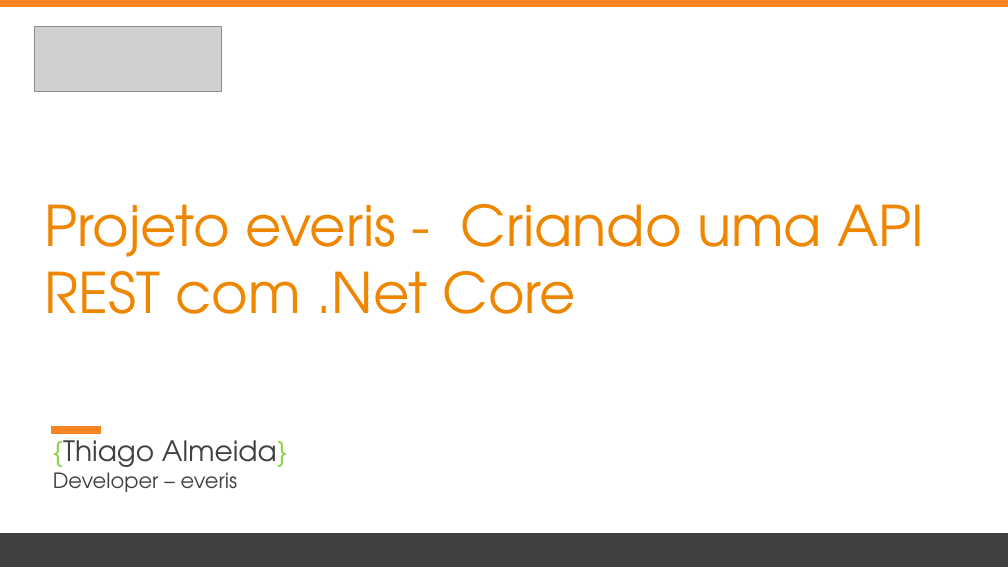
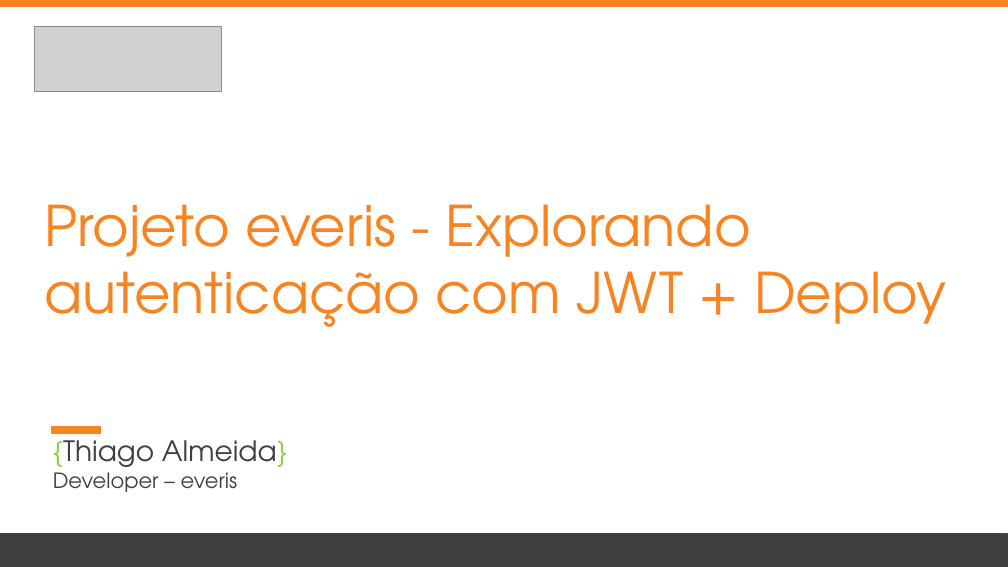
Before and after one commit to everis-New-Talents-NET/EverisStore, a slide deck: slide 2 of slide/Projeto everis - API REST .Net Core com JWT.pptx. Drawn at 1008x567 pixels with LibreOffice and Linux fonts; fonts in the diff are those of the drawing; grey boxes stand for pictures. Boxes give left, top, right and bottom in pixels: in the first picture for what was removed or moved away, otherwise in the second. Text is boxed around its words. In the diff, an @@ line names an element or a change of style, - is before the commit and + after.

```diff
--- a/slide/Projeto everis - API REST .Net Core com JWT.pptx
+++ b/slide/Projeto everis - API REST .Net Core com JWT.pptx
@@ subtitle at [44,204,947,327]: text changed; text colour #EF8600 to #F78321 @@
-Projeto everis - Criando uma API REST com .Net Core
+Projeto everis - Explorando autenticação com JWT + Deploy
```
Also in this commit, not shown: 9 other slides changed, 7 slides added, 5 slides removed.
